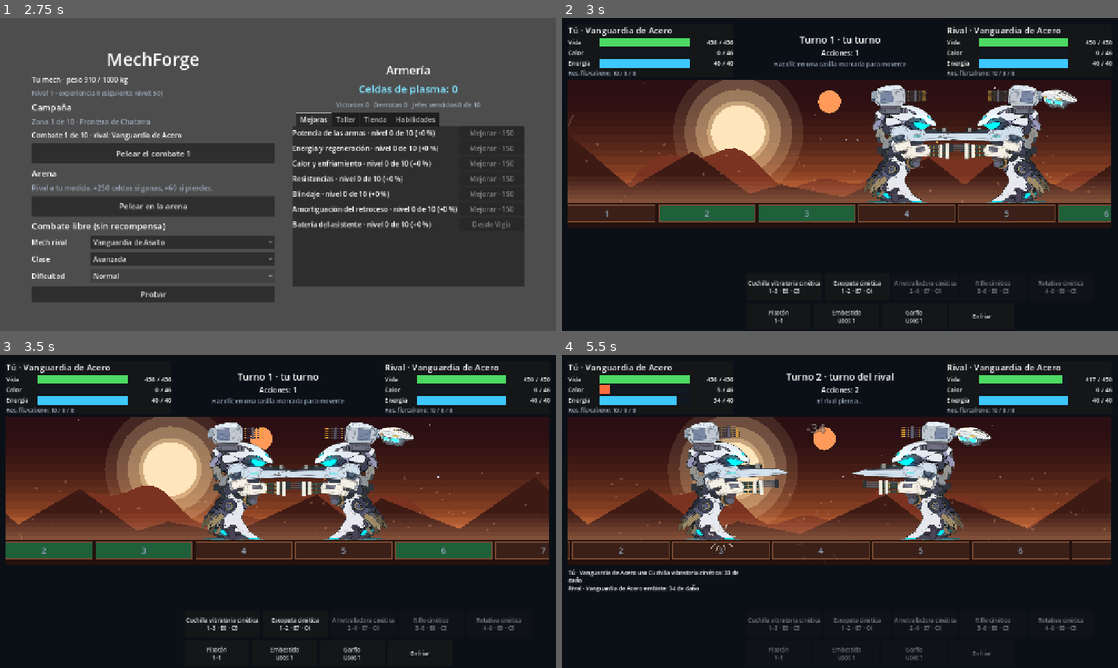
Above: before the commit, frames 1-4 (two rows, left to right).
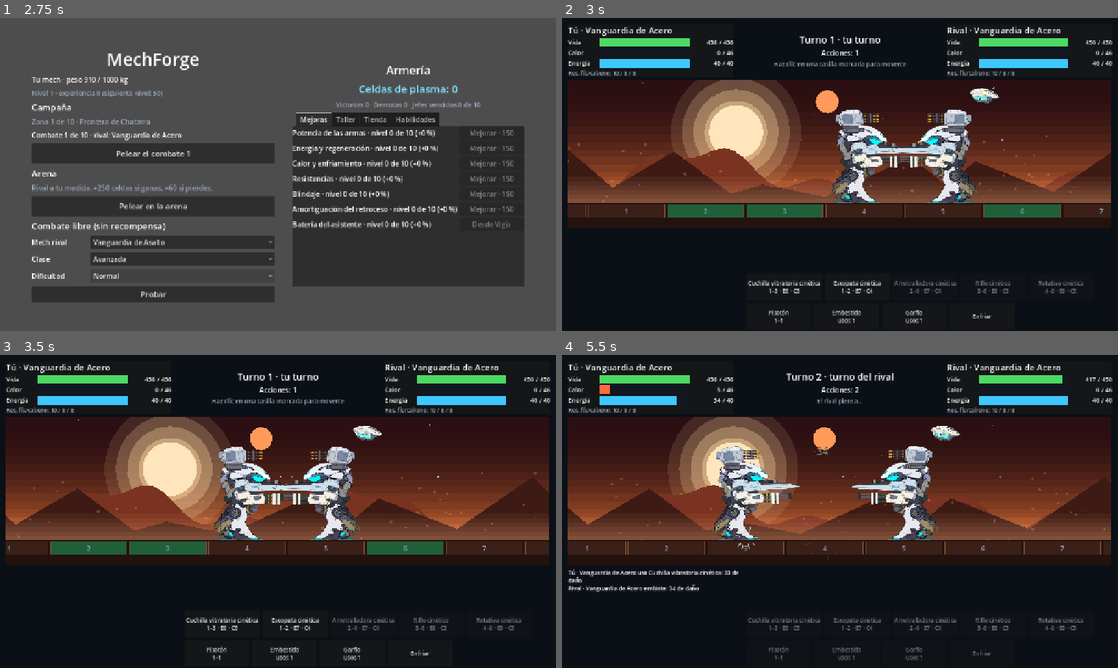
Above: after the commit, the same moments.

Repository: christianescamilla15-cell/mechforge
Game: Godot game, scene res://scenes/main.tscn
Same seed, same stepped clock (60 frames per second), same inputs: the game is played once before the commit and once after it.
Inputs (mouse positions are in pixels of both pictures, inside the frame that each line leads up to):
- Up to frame 1 (2.75 s): click "Vanguardia de Acero (Físico)" at 0.5 s; click "Normal" at 1.25 s; click "Normal" at 2 s
- Up to frame 2 (3 s): click "Pelear el combate 1" at 2.75 s
- Up to frame 3 (3.5 s): no input
- Up to frame 4 (5.5 s): click "Cuchilla vibratoria cinética …" at 3.5 s; tap Enter at 4.25 s; drag from (840, 492) to (895, 442) at 4.27 s; drag from (728, 527) to (812, 574) at 5.02 s

Frame 1 is identical in both runs. In frame 2, 16% of the frame differs, in the area x 1-99%, y 19-66%; in frame 3, 11%; in frame 4, 9.9%.

Commit message:
fix: the assist robot floats above its mech
With the new shoulder weapons the assist robot sat on top of them: its
height was a fixed offset from the feet, set before shoulder weapons had
their own drawings. Reported by the user with a screenshot.

- MechView places the assist 18 units above the highest thing its mech
  draws (torso or mounted weapons, plus the lift of hovering legs), using
  each assist form's own extent below its helmet.
- The arena camera now also fits vertically: if a mech with a large assist
  form would not fit under the top of the arena, it zooms out a little
  (never below MIN_ZOOM).
- tools/weapon_frames.gd --assist renders the six forms next to the
  tallest shoulder weapons.

Checked: 276 GUT tests pass (2 new: no assist form touches its mech, with
any shoulder weapon or with hovering legs), gdformat and gdlint clean,
assist sheet reviewed, and live battles at Intermediate and Unique class
show both assists clear of their mechs and inside the frame.

Co-Authored-By: Claude Opus 5.5 <noreply@anthropic.com>

Diff:
--- a/scenes/battle/arena_view.gd
+++ b/scenes/battle/arena_view.gd
@@ -16,6 +16,9 @@
 ## La camara se aleja cuando los mechs se separan y se acerca cuando se juntan.
 const MIN_ZOOM := 0.5
 const MAX_ZOOM := 1.0
+## Aire que la camara deja sobre lo mas alto de los mechs (el robot de
+## asistencia), en pixeles de pantalla.
+const TOP_MARGIN := 12.0
 ## Casillas de margen que la camara deja a cada lado de los mechs.
 const VIEW_MARGIN_CELLS := 1.6
 ## Rapidez con la que la camara alcanza su objetivo.
@@ -315,7 +318,12 @@
 	var a := mechs[0].position.x
 	var b := mechs[1].position.x
 	var span := absf(a - b) + 2.0 * VIEW_MARGIN_CELLS * CELL_WIDTH
-	var target_zoom := clampf(size.x / span, MIN_ZOOM, MAX_ZOOM)
+	var target_zoom := size.x / span
+	# Tambien en vertical: que el asistente que flota sobre su mech no se salga.
+	var tallest := maxf(mechs[0].standing_height(), mechs[1].standing_height())
+	if tallest > 0.0:
+		target_zoom = minf(target_zoom, (size.y - FLOOR_MARGIN - TOP_MARGIN) / tallest)
+	target_zoom = clampf(target_zoom, MIN_ZOOM, MAX_ZOOM)
 	var target_x := (a + b) / 2.0
 	if _camera_x < 0.0:
 		_camera_x = target_x
--- a/scenes/battle/mech_sprites.gd
+++ b/scenes/battle/mech_sprites.gd
@@ -109,6 +109,24 @@
 	canvas.draw_texture_rect(texture, rect, false, tint)
 
 
+## Cuanto baja el dibujo del robot de asistencia por debajo del centro de
+## su casco, en unidades de MechView.
+static func assist_bottom(kind: String) -> float:
+	var piece: Dictionary = _load_anchors(ASSIST_SET).get(kind, {})
+	if piece.is_empty():
+		return 0.0
+	return (float(piece["size"][1]) - float(piece["center"][1])) * ASSIST_UNIT
+
+
+## Cuanto sube el dibujo del robot de asistencia por encima del centro de
+## su casco, en unidades de MechView.
+static func assist_top(kind: String) -> float:
+	var piece: Dictionary = _load_anchors(ASSIST_SET).get(kind, {})
+	if piece.is_empty():
+		return 0.0
+	return float(piece["center"][1]) * ASSIST_UNIT
+
+
 ## Boca de un arma del asistente ("gun_top" o "gun_low") respecto al centro
 ## de su casco, en unidades de MechView.
 static func assist_point(kind: String, key: String) -> Vector2:
@@ -184,6 +202,16 @@
 	return hip_point() - Vector2(legs["hip"][0], legs["hip"][1]) * UNIT_SCALE
 
 
+## Borde de arriba del dibujo de una pieza anclada a la cintura (torso o
+## arma montada) con su desplazamiento, respecto a los pies (hacia arriba es
+## negativo).
+func piece_top(set_name: String, kind: String, offset := Vector2.ZERO) -> float:
+	var piece: Variant = _load_anchors(set_name).get(kind)
+	if not piece is Dictionary:
+		return hip_point().y
+	return hip_point().y - float(piece["hip"][1]) * UNIT_SCALE + offset.y
+
+
 ## Punta delantera de una pieza (la boca de un arma), respecto a los pies.
 func piece_tip(set_name: String, kind: String) -> Vector2:
 	var piece: Variant = _load_anchors(set_name).get(kind)
--- a/scenes/battle/mech_view.gd
+++ b/scenes/battle/mech_view.gd
@@ -42,11 +42,13 @@
 const FAR_SIDE_FROM := 2
 const FAR_TOP_FROM := 1
 const FAR_WEAPON_DIM := 0.62
-## Donde flota el robot de asistencia (el centro de su casco) respecto a
-## los pies del mech, y cuanto se aparta por cada transformacion: las
-## formas grandes van mas arriba y mas atras.
-const ASSIST_AT := Vector2(-112.0, -238.0)
-const ASSIST_STEP := Vector2(-7.0, -9.0)
+## Donde flota el robot de asistencia respecto a los pies del mech: detras
+## del torso, y mas atras en cada transformacion (las formas grandes son mas
+## anchas). La altura sale de su mech: flota por encima de lo mas alto (el
+## torso o el arma de hombro) con este aire libre, para no montarse encima.
+const ASSIST_BACK := -112.0
+const ASSIST_BACK_STEP := -7.0
+const ASSIST_CLEARANCE := 18.0
 ## Donde cuelga el arma inferior del robot de asistencia, respecto a la
 ## superior.
 const DRONE_LOW_OFFSET := Vector2(10.0, 30.0)
@@ -429,7 +431,36 @@
 
 
 func _assist_at() -> Vector2:
-	return ASSIST_AT + ASSIST_STEP * float(build.assist.tier)
+	var x := ASSIST_BACK + ASSIST_BACK_STEP * float(build.assist.tier)
+	var y := _body_top() - ASSIST_CLEARANCE - MechSprites.assist_bottom(_assist_kind())
+	return Vector2(x, y)
+
+
+## Alto de lo que dibuja el mech en reposo, robot de asistencia incluido,
+## en unidades del mundo: la camara lo usa para que quepa entero.
+func standing_height() -> float:
+	if _sprites == null:
+		return 0.0
+	var top := _body_top()
+	var kind := _assist_kind()
+	if kind != "":
+		# El asistente sube y baja 4 unidades al flotar.
+		top = minf(top, _assist_at().y - MechSprites.assist_top(kind) - 4.0)
+	return -top * absf(scale.y)
+
+
+## Lo mas alto del mech en reposo (torso y armas montadas), respecto a sus
+## pies; las piernas que levitan lo suben.
+func _body_top() -> float:
+	var top := _sprites.piece_top(_sprites.torso_set, "torso")
+	for slot in _weapon_slots():
+		var mounted := _mount_of(slot)
+		if not mounted.is_empty():
+			var kind: String = mounted["kind"]
+			top = minf(top, _sprites.piece_top(MechSprites.WEAPON_SET, kind, mounted["at"]))
+	if _locomotion == "hover":
+		top -= HOVER_HEIGHT + 3.0
+	return top
 
 
 ## Con `low`, la del arma inferior del asistente.
--- /dev/null
+++ b/tests/unit/test_assist_view.gd
@@ -0,0 +1,70 @@
+extends GutTest
+## El robot de asistencia flota por encima de su mech
+## (scenes/battle/mech_view.gd): en ninguna de sus formas se monta sobre el
+## torso ni sobre las armas de hombro, que son lo mas alto del mech.
+
+var _catalog: Catalog
+var _rules: RulesConfig
+var _library: BuildLibrary
+
+
+func before_all() -> void:
+	_catalog = Catalog.load_file("res://data/catalog.json")
+	_rules = RulesConfig.new()
+	_library = BuildLibrary.load_file("res://data/builds.json")
+
+
+func _view(tier: int, top: ItemDef, legs_tag: String = "") -> MechView:
+	var build := _library.make("fisico_vanguardia", _catalog, _rules, ItemDef.Tier.COMMON, 6)
+	build.tops.clear()
+	if top != null:
+		var item := ItemScaling.resolve(top, _rules, ItemDef.Tier.COMMON, 6)
+		build.tops.append(item)
+		build.tops.append(item)
+	if legs_tag != "":
+		for legs in _catalog.by_type(ItemDef.Type.LEGS):
+			if legs.has_tag(legs_tag):
+				build.legs = ItemScaling.resolve(legs, _rules, ItemDef.Tier.COMMON, 6)
+				break
+	var body := _catalog.get_item("asistente_blindaje")
+	build.assist = ItemScaling.resolve(body, _rules, tier as ItemDef.Tier, 0)
+	var view := MechView.new()
+	view.setup(build, 1)
+	return autofree(view)
+
+
+## Lo mas alto que dibuja el mech, contado pieza a pieza.
+func _highest(view: MechView) -> float:
+	var sprites := MechSprites.for_build(view.build)
+	var top := sprites.piece_top(sprites.torso_set, "torso")
+	for i in view.build.tops.size():
+		var at: Vector2 = MechView.TOP_MOUNTS[mini(i, MechView.TOP_MOUNTS.size() - 1)]
+		var kind := MechSprites.weapon_kind(view.build.tops[i])
+		top = minf(top, sprites.piece_top(MechSprites.WEAPON_SET, kind, at))
+	return top
+
+
+func test_el_asistente_flota_por_encima_de_su_mech_en_todas_sus_formas() -> void:
+	var tops: Array[ItemDef] = [null]
+	for item in _catalog.by_type(ItemDef.Type.TOP):
+		if item.element == ItemDef.Element.PHYSICAL:
+			tops.append(item)
+	for top in tops:
+		for tier in 6:
+			var view := _view(tier, top)
+			var kind := view._assist_kind()
+			assert_ne(kind, "", "hay dibujo del asistente de clase %d" % tier)
+			var bottom := view._assist_at().y + MechSprites.assist_bottom(kind)
+			var label := "forma %d con %s" % [tier, top.id if top != null else "nada"]
+			# El asistente sube y baja 4 unidades al flotar: queda aire de sobra.
+			assert_lt(bottom + 4.0, _highest(view), "%s: el asistente no toca el mech" % label)
+
+
+func test_con_piernas_que_levitan_tampoco_toca_al_mech() -> void:
+	var top := _catalog.get_item("bateria_laser_cin")
+	for tier in 6:
+		var view := _view(tier, top, ItemDef.TAG_HOVER)
+		var bottom := view._assist_at().y + MechSprites.assist_bottom(view._assist_kind())
+		# El mech que levita sube hasta HOVER_HEIGHT + 3 sobre el suelo.
+		var lifted := _highest(view) - MechView.HOVER_HEIGHT - 3.0
+		assert_lt(bottom + 4.0, lifted, "forma %d: el asistente no toca el mech que levita" % tier)
--- a/tools/weapon_frames.gd
+++ b/tools/weapon_frames.gd
@@ -1,9 +1,11 @@
 extends SceneTree
 ## Hoja de armas montadas para revisar su dibujo, tamano y posicion: un mech
 ## en grande por cada juego de armas de la muestra de movimientos
-## (MovesShowcase.LOADOUTS) y guarda una imagen. Necesita ventana (no va en
+## (MovesShowcase.LOADOUTS) y guarda una imagen. Con --assist, en su lugar
+## el robot de asistencia en sus seis formas junto a las armas de hombro mas
+## altas, para ver que flota sin montarse encima. Necesita ventana (no va en
 ## headless).
-##   Godot --path . -s tools/weapon_frames.gd ++ --out=ruta.png
+##   Godot --path . -s tools/weapon_frames.gd ++ --out=ruta.png [--assist]
 
 const SCALE := 1.3
 const CELL := Vector2(640, 430)
@@ -21,10 +23,18 @@
 	var loadouts: Array[Array] = MovesShowcase.LOADOUTS.duplicate()
 	# El ultimo, solo con las armas de delante, para verlas sin nada detras.
 	loadouts.append(["Solo las de delante", ["medio_laser_cin", "largo_canon_cin"], []])
+	if args.has("assist"):
+		loadouts.clear()
+		for form in 6:
+			var name := "Asistente: %s" % Txt.t("assist_form_%d" % form)
+			var tops := ["bateria_laser_cin", "artilleria_canon_cin"]
+			loadouts.append([name, ["medio_laser_cin", "largo_canon_cin"], tops, form])
+	# El asistente sube por encima del mech: hace falta mas alto.
+	var cell_size := Vector2(CELL.x, 720.0) if args.has("assist") else CELL
 	var rows := ceili(loadouts.size() / float(COLUMNS))
 	# Lienzo aparte del tamano justo: la ventana no limita la hoja.
 	var canvas := SubViewport.new()
-	canvas.size = Vector2i(int(CELL.x * COLUMNS), int(CELL.y * rows))
+	canvas.size = Vector2i(int(cell_size.x * COLUMNS), int(cell_size.y * rows))
 	canvas.render_target_update_mode = SubViewport.UPDATE_ALWAYS
 	canvas.transparent_bg = false
 	root.add_child(canvas)
@@ -35,6 +45,9 @@
 	for i in loadouts.size():
 		var build := library.make("fisico_vanguardia", catalog, rules, ItemDef.Tier.COMMON, 6)
 		build.assist = null
+		if loadouts[i].size() > 3:
+			var body := catalog.get_item("asistente_blindaje")
+			build.assist = ItemScaling.resolve(body, rules, loadouts[i][3] as ItemDef.Tier, 0)
 		build.drone = null
 		build.drone_low = null
 		build.sides.clear()
@@ -48,16 +61,17 @@
 		view.setup(build, 1)
 		view.scale = Vector2(SCALE, SCALE)
 		var cell := Vector2(i % COLUMNS, i / COLUMNS)
-		view.position = cell * CELL + Vector2(CELL.x * 0.36, CELL.y - 30.0)
+		var across := 0.52 if args.has("assist") else 0.36
+		view.position = cell * cell_size + Vector2(cell_size.x * across, cell_size.y - 30.0)
 		view.set_process(false)
 		var label := Label.new()
 		label.text = loadouts[i][0]
-		label.position = cell * CELL + Vector2(10, 8)
+		label.position = cell * cell_size + Vector2(10, 8)
 		canvas.add_child(label)
 		var ground := ColorRect.new()
 		ground.color = Color("3a4458")
-		ground.position = cell * CELL + Vector2(20, CELL.y - 30.0)
-		ground.size = Vector2(CELL.x - 40, 2)
+		ground.position = cell * cell_size + Vector2(20, cell_size.y - 30.0)
+		ground.size = Vector2(cell_size.x - 40, 2)
 		canvas.add_child(ground)
 	await process_frame
 	await process_frame
Not shown, added: tests/unit/test_assist_view.gd.uid
Not shown, changed: docs/PLAN.md
